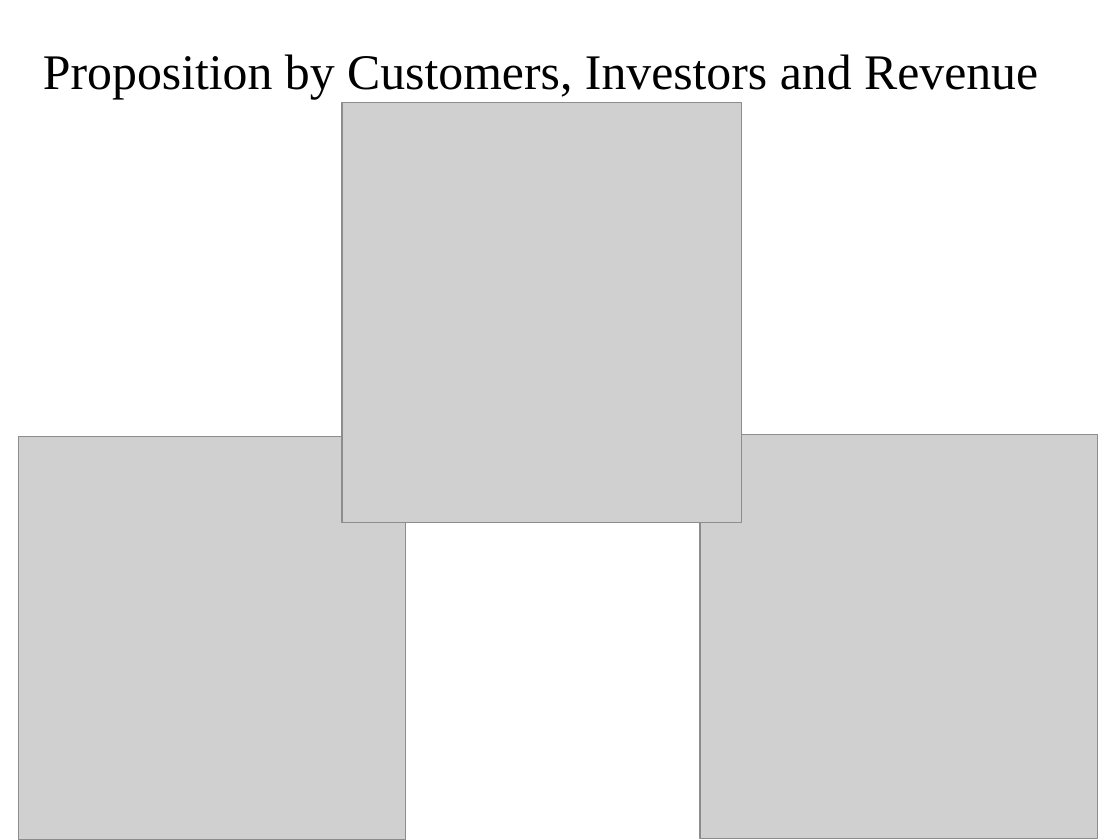
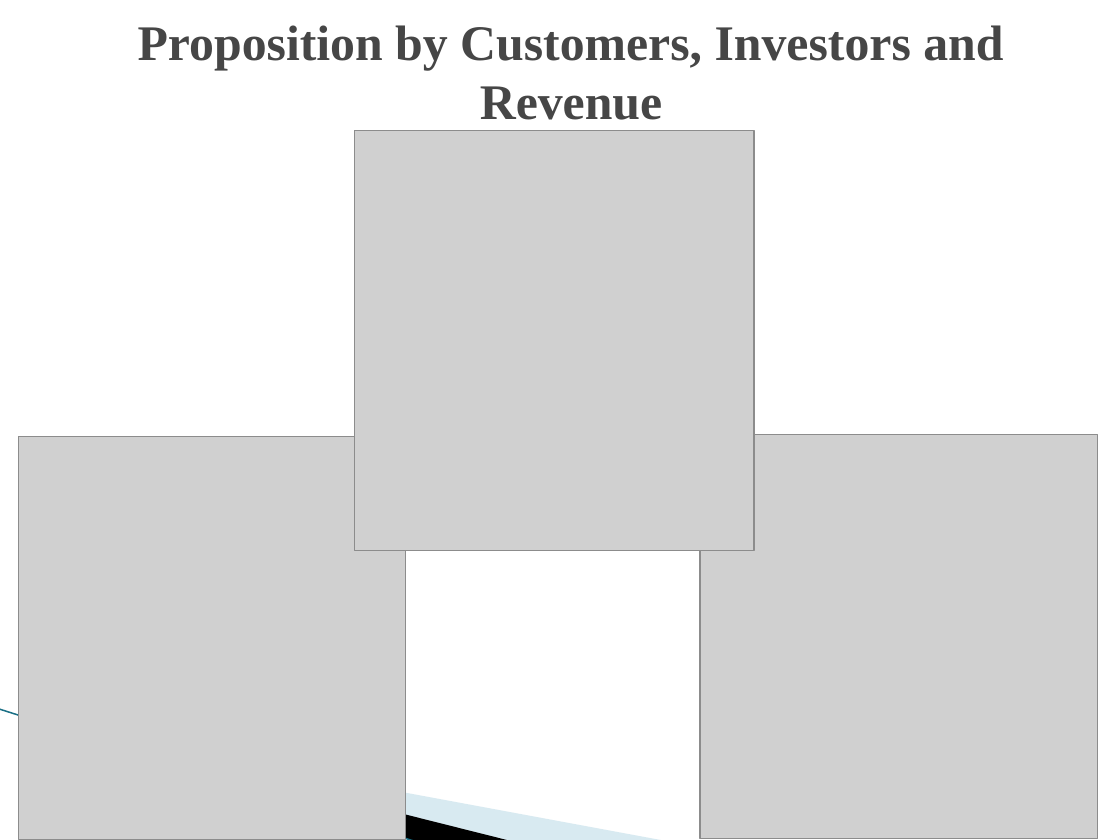
Before and after one commit to mayusuf/Customer-base-global-retail-bank, a slide deck: slide 6 of visual_presentation.pptx. Drawn at 1120x840 pixels with LibreOffice and Linux fonts; fonts in the diff are those of the drawing; grey boxes stand for pictures; background and template pictures are left out. Boxes give left, top, right and bottom in pixels: in the first picture for what was removed or moved away, otherwise in the second. Text is boxed around its words. In the diff, an @@ line names an element or a change of style, - is before the commit and + after.

```diff
--- a/visual_presentation.pptx
+++ b/visual_presentation.pptx
@@ title "Proposition by Customers, Investors and ..." at (x1=138, y1=25, x2=1003, y2=120): text colour #000000 to #464646, bold on; alignment left to centre @@
@@ picture moved from (x1=342, y1=103, x2=741, y2=523) to (x1=355, y1=131, x2=755, y2=551) @@
@@ line added from (0, 709) to (416, 840), #97C5D8 0.95 pt @@
@@ freeform shape added at (x1=59, y1=727, x2=512, y2=840), fill #000000 @@
@@ freeform shape added at (x1=62, y1=728, x2=666, y2=840), fill #A0CBDC at 40% opacity @@
```
Also in this commit, not shown: 8 other slides changed.
